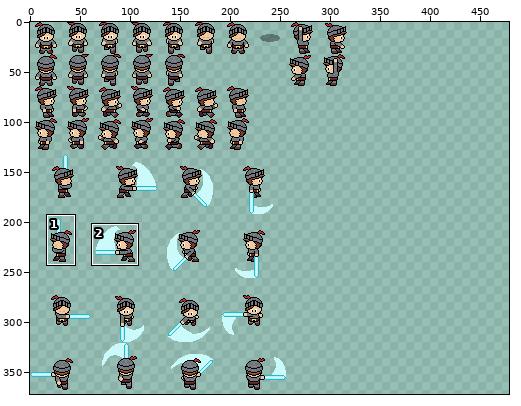
Pixel-art file: Assets/Sprites/player/player_knight_master.aseprite. The picture above shows the old version from afar; the outline marks the close-up.
Close-up. As it was:
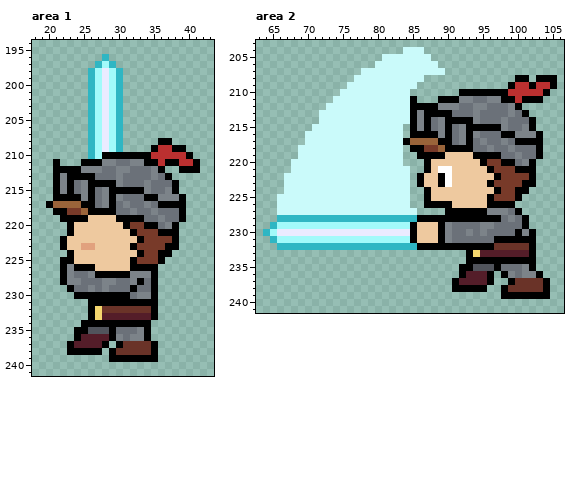
640x640 pixels, 1 frame. Shown: area 1: x 18..43, y 194..241; area 2: x 63..106, y 203..241. The wide view leaves out empty margins. The commit also changed other parts of the picture, which this record leaves out.
The same view after the edit:
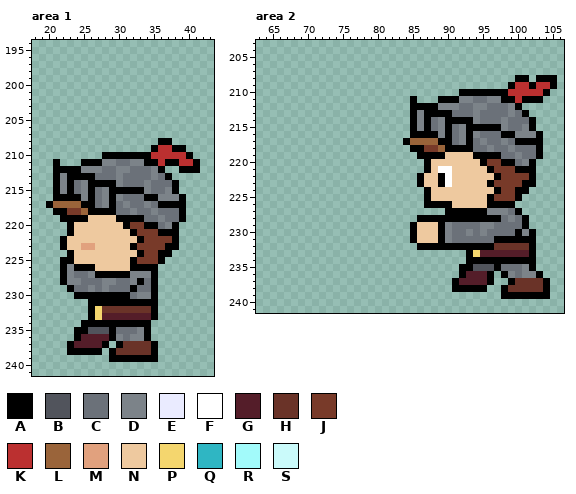
Palette (. is transparent): A #000000  B #51545c  C #6b7179  D #7c8389  E #eaebff  F #ffffff  G #541d29  H #6a3328  J #783a29  K #bb3030  L #9a643a  M #e1a17e  N #eec99f  P #f4d66e  Q #2fb6c3  R #a2fafa  S #cafafa
Edits made:
layer "Sword" now hidden
--- area 1
@@ x 24..32 @@
 195 .........
-196 ....Q....
-197 ...QRQ...
-198 ..QRERQ..
-199 ..QRERQ..
-200 ..QRERQ..
-201 ..QRERQ..
-202 ..QRERQ..
-203 ..QRERQ..
-204 ..QRERQ..
-205 ..QRERQ..
-206 ..QRERQ..
-207 ..QRERQ..
-208 ..QRERQ..
-209 ..QRERQ..
-210 ..QRAAAAA
+196 .........
+197 .........
+198 .........
+199 .........
+200 .........
+201 .........
+202 .........
+203 .........
+204 .........
+205 .........
+206 .........
+207 .........
+208 .........
+209 .........
+210 ....AAAAA
 211 .AAADDCCD
--- area 2
@@ x 63..91 @@
 203 .............................
-204 .....................SSS.....
-205 ..................SSSSSSS....
-206 .................SSSSSSSSS...
-207 ...............SSSSSSSSSSSS..
-208 ..............SSSSSSSSSS.....
-209 .............SSSSSSSSSS......
-210 ............SSSSSSSSSS.......
-211 ...........SSSSSSSSSSSA...AAA
-212 ..........SSSSSSSSSSSSAAAADDD
-213 .........SSSSSSSSSSSSSADAAAAC
-214 .........SSSSSSSSSSSSSADACDAA
-215 ........SSSSSSSSSSSSS.ADACDAC
-216 .......SSSSSSSSSSSSSS.AAAADAC
-217 .......SSSSSSSSSSSSSSALLLLAAC
-218 ......SSSSSSSSSSSSSSS.AAJJLAA
-219 ......SSSSSSSSSSSSSSS..AAAANN
-220 .....SSSSSSSSSSSSSSSS...ANNNN
-221 .....SSSSSSSSSSSSSSSSS..ANFFN
-222 ....SSSSSSSSSSSSSSSSSS.ANNAFN
-223 ....SSSSSSSSSSSSSSSSSS.ANNAFN
-224 ....SSSSSSSSSSSSSSSSSS..ANNNN
-225 ...SSSSSSSSSSSSSSSSSSS..ANNNN
-226 ...SSSSSSSSSSSSSSSSSSS..AAAAN
-227 ...SSSSSSSSSSSSSSSSSSSS....AA
-228 ...QQQQQQQQQQQQQQQQQQQQAAAAAA
-229 ..QRRRRRRRRRRRRRRRRRRRANNNADC
-230 .QREEEEEEEEEEEEEEEEEEEANNNADC
-231 ..QRRRRRRRRRRRRRRRRRRRANNNADC
-232 ...QQQQQQQQQQQQQQQQQQQQAAAAAA
+204 .............................
+205 .............................
+206 .............................
+207 .............................
+208 .............................
+209 .............................
+210 .............................
+211 ......................A...AAA
+212 ......................AAAADDD
+213 ......................ADAAAAC
+214 ......................ADACDAA
+215 ......................ADACDAC
+216 ......................AAAADAC
+217 .....................ALLLLAAC
+218 ......................AAJJLAA
+219 .......................AAAANN
+220 ........................ANNNN
+221 ........................ANFFN
+222 .......................ANNAFN
+223 .......................ANNAFN
+224 ........................ANNNN
+225 ........................ANNNN
+226 ........................AAAAN
+227 ...........................AA
+228 .......................AAAAAA
+229 ......................ANNNADC
+230 ......................ANNNADC
+231 ......................ANNNADC
+232 .......................AAAAAA
 233 .............................
Pixel boxes of the changes (left, top, right, bottom) in both close-ups:
erased: (88, 54, 123, 159)
erased: (263, 47, 445, 250)
